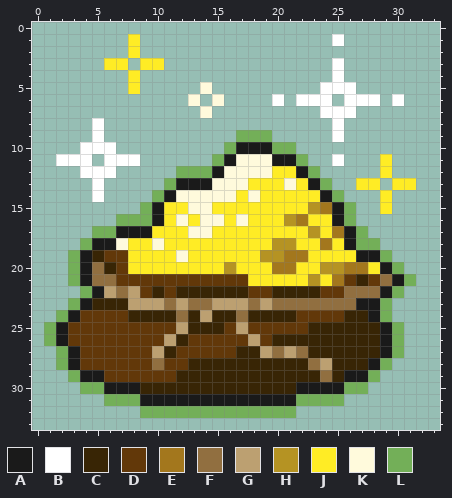
One commit to this pixel-art sprite: Sprites/goldDust.png. Above: the version before the commit.
The file is 34x34 pixels.
Palette (. is transparent): A #1a1a1a  B #ffffff  C #382505  D #623809  E #a3771d  F #916f40  G #bca071  H #b59323  J #ffec25  K #fffadc  L #73af58
Pixels before, first column x 1:
 1 .......J................B......
 2 .......J.......................
 3 .....JJ.JJ..............B......
 4 .......J................B......
 5 .......J.....K.........BBB.....
 6 ............K.K....B.BBB.BBB.B.
 7 .............K.........BBB.....
 8 ....B...................B......
 9 ....B...........LLL.....B......
10 ...BBB.........LAAALL..........
11 .BBB.BBB......LAKKKAAL..B...J..
12 ...BBB.....LLLAKKKKJJAL.....J..
13 ....B.....LAAAKKKJJJKJAL..JJ.JJ
14 ....B....LAKKKKKJKJJJJJAL...J..
15 ........LAJJKKJJJJJJJJHEAL..J..
16 ......LLLAJKJKKJKJJJHEJJAL.....
17 ....LLAAAJJJKKJJJJJJJJHJEAL....
18 ...LAAKJJKJJJJJJJJJHHJJEJALL...
19 ..LACDDJJJJKJJJJJJHHEEJJJJAAL..
20 ..LAFCDJJJJJJJJHJJJEEJJHHEEJAL.
21 ..LAFFDDDDDDDDDDDJJJJJHJEDCDFAL
22 ...LAGFGDCDCCCCCCDDCCCCDDFFFAL.
23 ..LACCCGGGFGFFGGGFGFFFFFFFAAL..
24 .LADDDDCCCCFCGCCFCCCCDDDDCCAL..
25 LADDDDDDDDDGCCCDGDDDDDCCCCCCAL.
26 LADDDDDDDDGCDDDDDGDCCCCCCCCCAL.
27 .LADDDDDDGCDDDDDCCGFGFCCCCCCAL.
28 .LADDDDDDFDDCCCCCCCCCCFGCCCAL..
29 ..LAADDDDDDCCCCCCCCCCCCFCAAL...
30 ...LLAAACCCCCCCCCCCCCAAAALL....
31 .....LLLAAAAAAAAAAAAALLLL......
32 ........LLLLLLLLLLLLL..........
Now the later version:
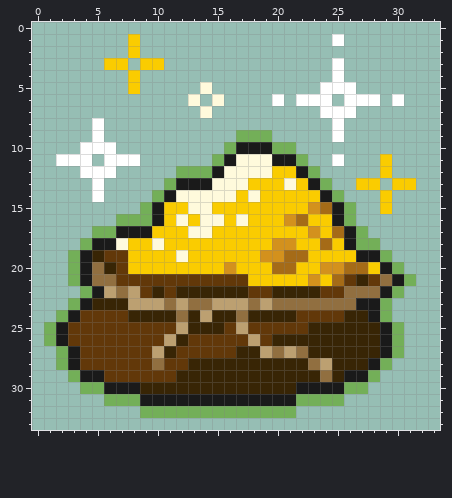
Edits made:
Colour E changes from #a3771d to #a56b17.
Colour H changes from #b59323 to #d3911d.
Colour J changes from #ffec25 to #facc00.
